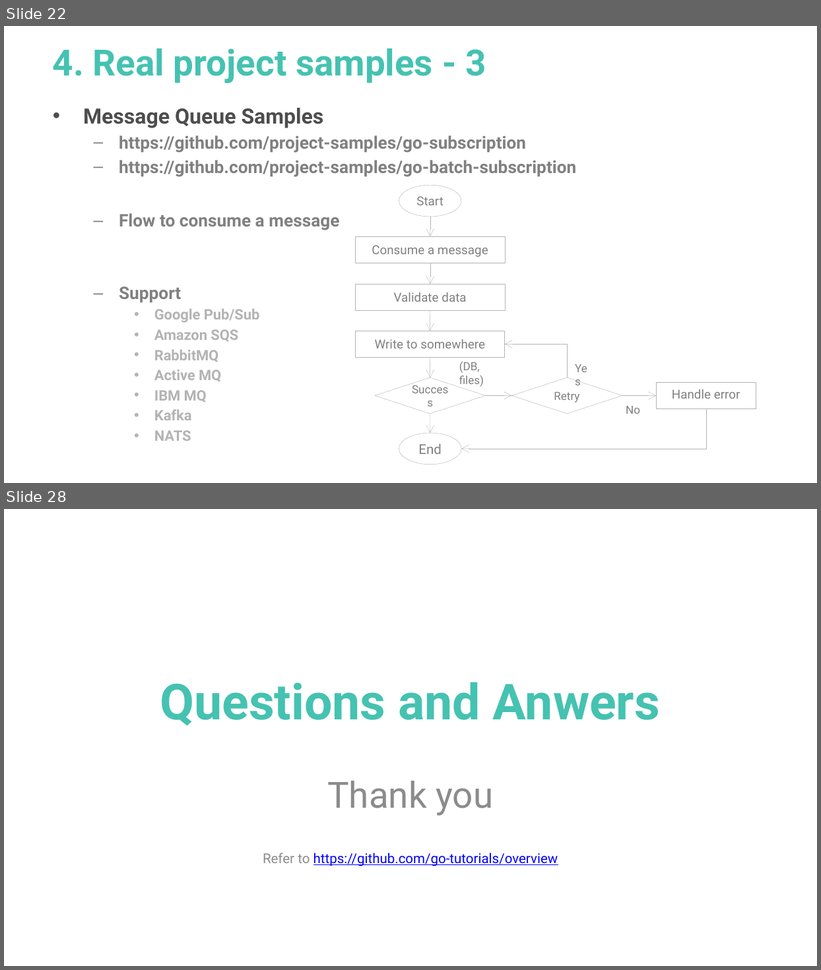
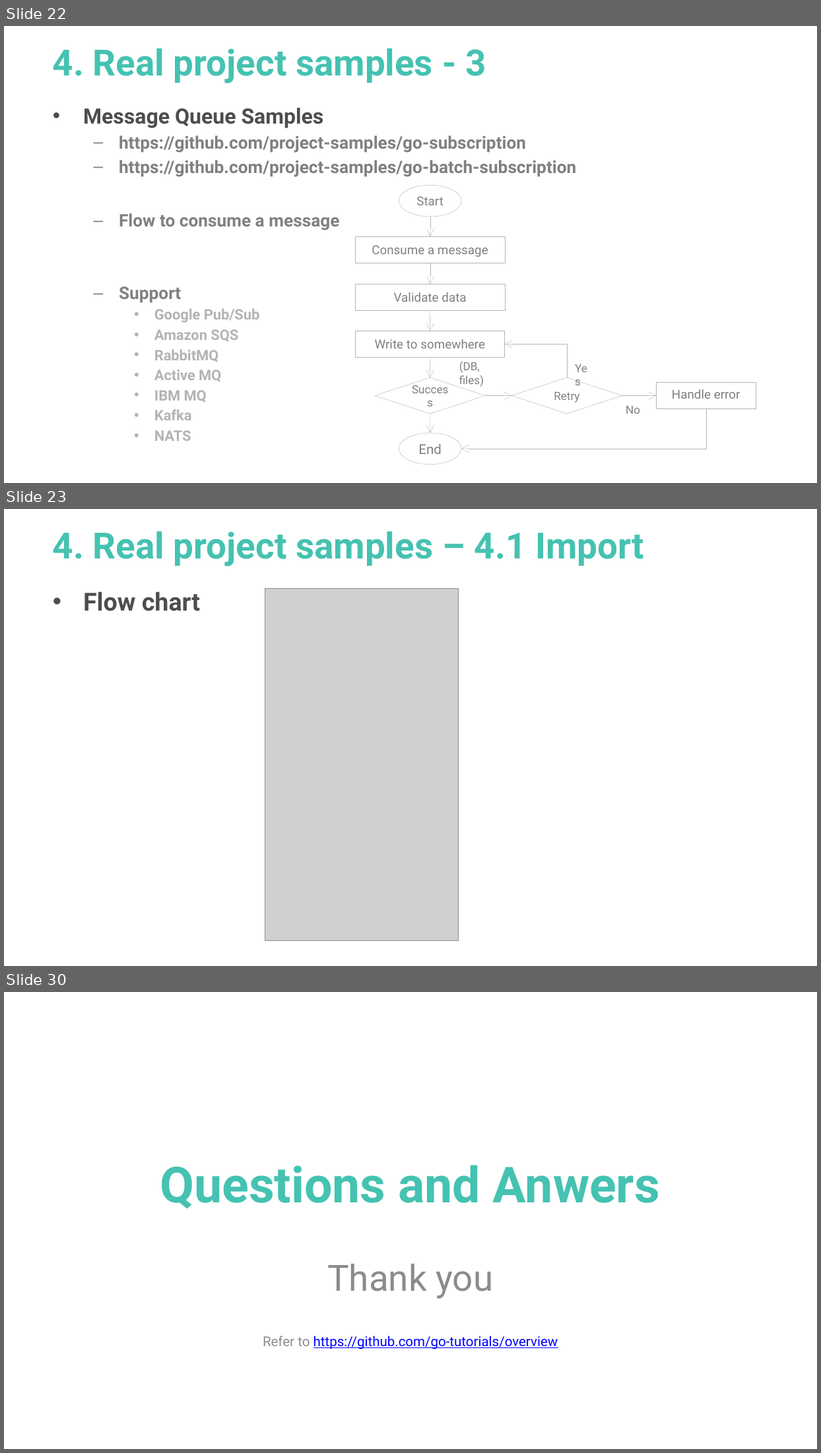
Before and after one commit to go-tutorials/overview, a slide deck: go-tutorial.pptx. Shown one above the other, each under a label of ours: slides 22 and 28 before the commit, slides 22, 23 and 30 after it; the slides between them are not shown. The pictures are 821x970 and 821x1453 pixels, drawn with LibreOffice and Linux fonts; fonts in the diff are those of the drawing; grey boxes stand for pictures. Boxes give left, top, right and bottom in pixels: in the first picture for what was removed or moved away, otherwise in the second. Text is boxed around its words. In the diff, an @@ line names an element or a change of style, - is before the commit and + after.

```diff
--- a/go-tutorial.pptx
+++ b/go-tutorial.pptx
@@ slide 23 added at (x1=4, y1=509, x2=817, y2=966), background #FFFFFF @@
@@ title added at (x1=53, y1=531, x2=644, y2=566), 32 pt, text #45C2B1, bold @@
+4. Real project samples – 4.1 Import
@@ text added at (x1=83, y1=591, x2=200, y2=611), 22 pt, text #4D4D4D, bold @@
+• Flow chart
@@ picture added at (x1=265, y1=589, x2=459, y2=941) @@
@@ what was slide 28 is now slide 30 @@
```
Also in this commit, not shown: 6 slides changed, 1 other slide added, 1 other file.
